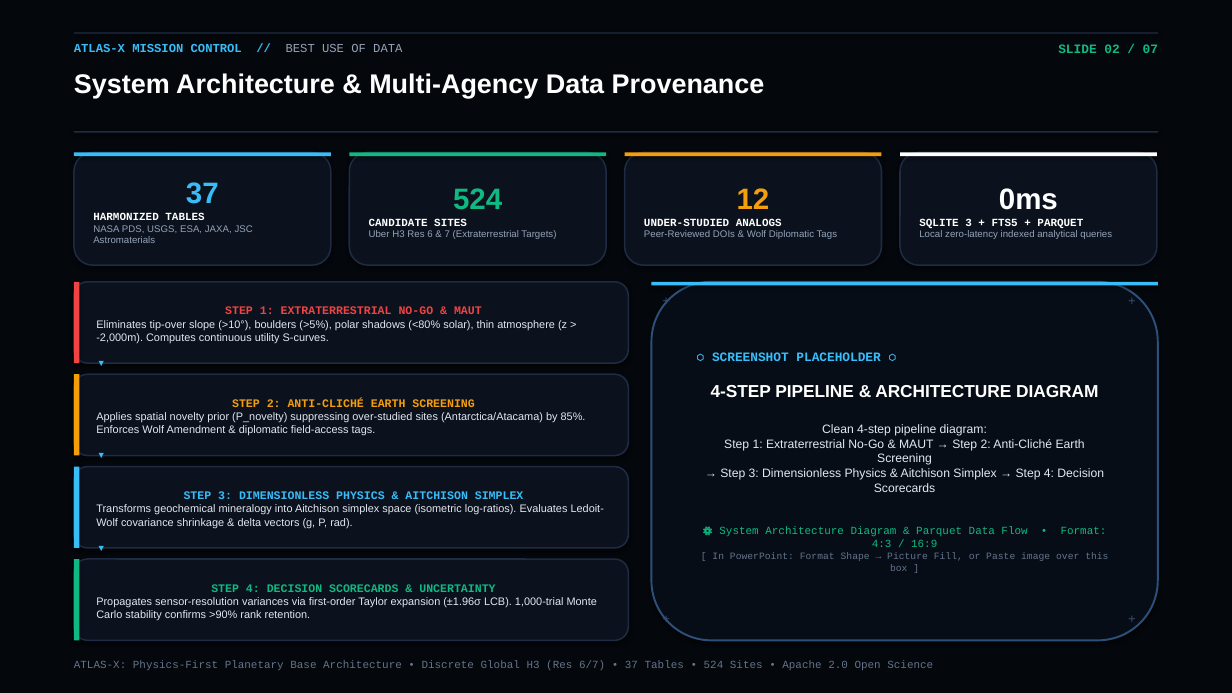
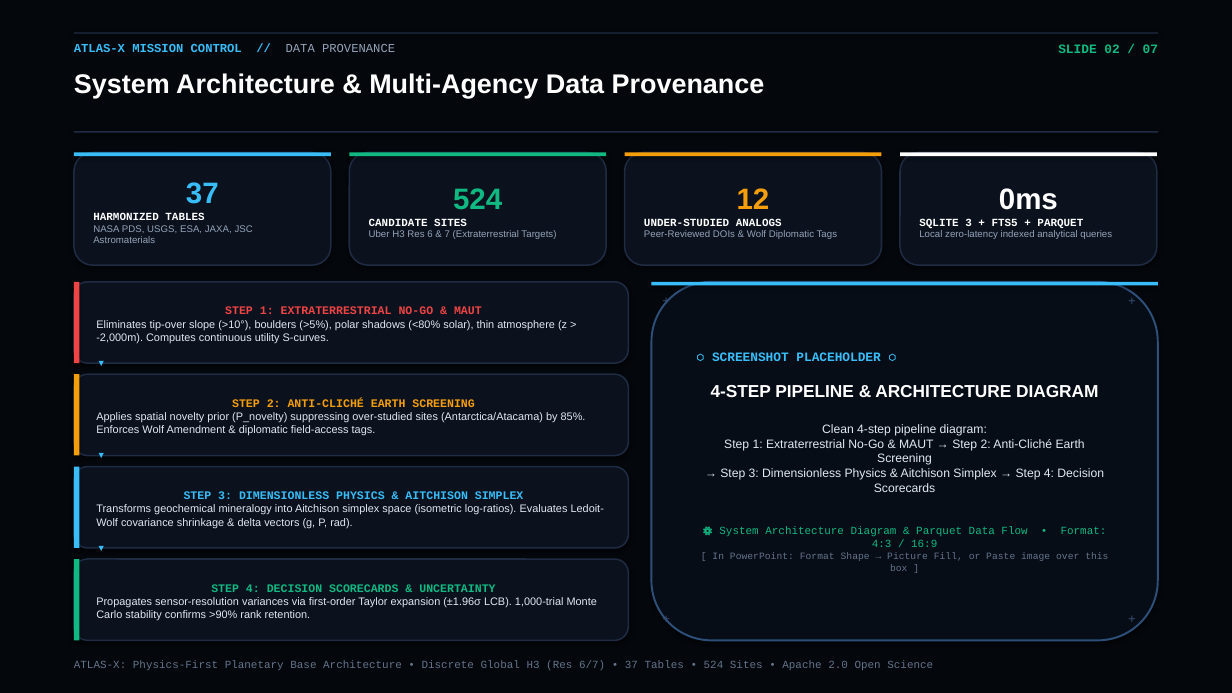
Before and after one commit to FameDied/mars-moon, a slide deck: slide 2 of ATLAS-X_Planetary_Architecture_Presentation.pptx. Drawn at 1232x693 pixels with LibreOffice and Linux fonts; fonts in the diff are those of the drawing. Boxes give left, top, right and bottom in pixels: in the first picture for what was removed or moved away, otherwise in the second. Text is boxed around its words. In the diff, an @@ line names an element or a change of style, - is before the commit and + after.

```diff
--- a/ATLAS-X_Planetary_Architecture_Presentation.pptx
+++ b/ATLAS-X_Planetary_Architecture_Presentation.pptx
@@ text at [74, 44, 395, 52]: text changed @@
-ATLAS-X MISSION CONTROL // BEST USE OF DATA
+ATLAS-X MISSION CONTROL // DATA PROVENANCE
```
Also in this commit, not shown: 6 other slides changed, 3 other files.
